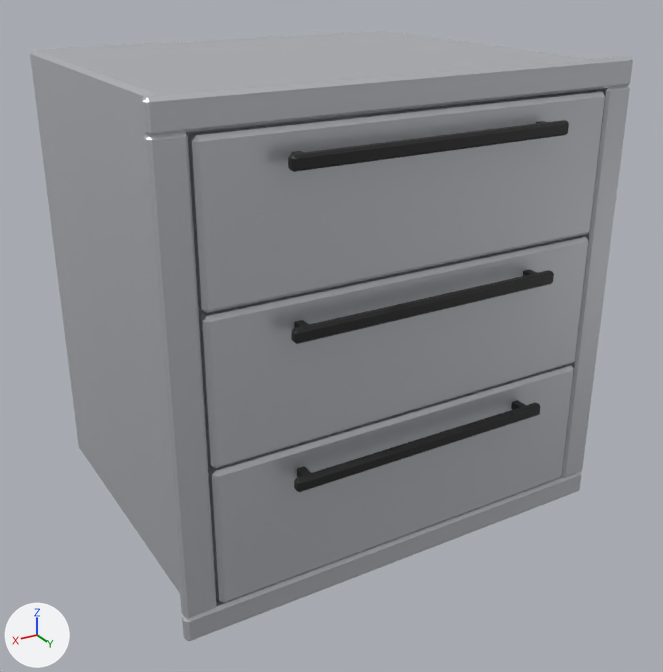
Before and after pictures for a commit that changed the glTF model godot/modelos/accesorios/alacena_cajones.glb.
Both versions are drawn from a 50 mm camera at (0.596, 0.814, 0.743) aimed at (-0.004, -0.186, 0.243). Every picture has the same lights, and +X, +Y and +Z are marked at lower left. The older version comes first. Objects named as collision shapes, trigger or cutter boxes, shadow casters or lower levels of detail are left out. Where no turn or scale is listed for an object, it has been applied to the vertices. Vertices at exactly the same position are counted once.

The scene before the commit, as lines of its bpy script (objects in view):
```python
ob_alacena_cajones_cuerpo = bpy.data.objects.new('alacena_cajones_cuerpo', me_alacena_cajones_cuerpo)
ob_alacena_cajones_cuerpo.location = (0.0, 0.0, 0.0)
ob_pieza_cajon_1 = bpy.data.objects.new('pieza_cajon_1', me_pieza_cajon_1)
ob_pieza_cajon_1.parent = ob_alacena_cajones
ob_pieza_cajon_1.location = (0.0, 0.018, 0.488)
ob_pieza_cajon_2 = bpy.data.objects.new('pieza_cajon_2', me_pieza_cajon_2)
ob_pieza_cajon_2.parent = ob_alacena_cajones
ob_pieza_cajon_2.location = (0.0, 0.018, 0.307)
ob_pieza_cajon_3 = bpy.data.objects.new('pieza_cajon_3', me_pieza_cajon_3)
ob_pieza_cajon_3.parent = ob_alacena_cajones
ob_pieza_cajon_3.location = (0.0, 0.018, 0.127)
```
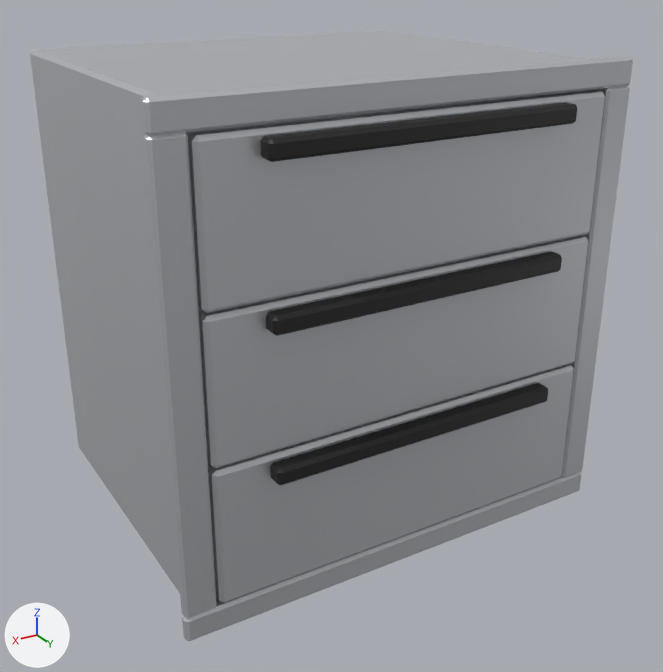
Scene script edits in JSON lines:
```json
{"block": "me_pieza_cajon_1", "where": "# used by ob_pieza_cajon_1; parent = ob_alacena_cajones; location = (0.0, 0.018, 0.488)"}
{"op": "remove", "block": "me_pieza_cajon_1", "code": "me_pieza_cajon_1.from_pydata(...)  # 160 vertices, 288 faces; spans x -0.267..0.267, y -0.48..0.03, z -0.089..0.089"}
{"op": "add", "block": "me_pieza_cajon_1", "code": "me_pieza_cajon_1.from_pydata(...)  # 80 vertices, 148 faces; spans x -0.267..0.267, y -0.48..0.022, z -0.089..0.089"}
{"block": "me_pieza_cajon_1", "change": "me_pieza_cajon_1 part 1: the loose piece of 24 vertices spanning x -0.18..0.18, y 0.018..0.03, z 0.051..0.067 is rebuilt with 24 vertices and now spans x -0.2..0.2, y -0.001..0.022, z 0.061..0.083"}
{"block": "me_pieza_cajon_1", "change": "other edits to the shape of me_pieza_cajon_1 do not show in these pictures"}
{"block": "me_pieza_cajon_2", "where": "# used by ob_pieza_cajon_2; parent = ob_alacena_cajones; location = (0.0, 0.018, 0.307)"}
{"op": "remove", "block": "me_pieza_cajon_2", "code": "me_pieza_cajon_2.from_pydata(...)  # 160 vertices, 288 faces; spans x -0.267..0.267, y -0.48..0.03, z -0.089..0.089"}
{"op": "add", "block": "me_pieza_cajon_2", "code": "me_pieza_cajon_2.from_pydata(...)  # 80 vertices, 148 faces; spans x -0.267..0.267, y -0.48..0.022, z -0.089..0.089"}
{"block": "me_pieza_cajon_2", "change": "me_pieza_cajon_2 part 2: the loose piece of 24 vertices spanning x -0.18..0.18, y 0.018..0.03, z 0.051..0.067 is rebuilt with 24 vertices and now spans x -0.2..0.2, y -0.001..0.022, z 0.061..0.083"}
{"block": "me_pieza_cajon_2", "change": "me_pieza_cajon_2 part 3: the loose piece of 8 vertices spanning x 0.155..0.165, y 0.0..0.019, z 0.054..0.064 is deleted"}
{"block": "me_pieza_cajon_2", "change": "me_pieza_cajon_2 part 4: the loose piece of 8 vertices spanning x -0.165..-0.155, y 0.0..0.019, z 0.054..0.064 is deleted"}
{"block": "me_pieza_cajon_2", "change": "other edits to the shape of me_pieza_cajon_2 do not show in these pictures"}
{"block": "me_pieza_cajon_3", "where": "# used by ob_pieza_cajon_3; parent = ob_alacena_cajones; location = (0.0, 0.018, 0.127)"}
{"op": "remove", "block": "me_pieza_cajon_3", "code": "me_pieza_cajon_3.from_pydata(...)  # 160 vertices, 288 faces; spans x -0.267..0.267, y -0.48..0.03, z -0.089..0.089"}
{"op": "add", "block": "me_pieza_cajon_3", "code": "me_pieza_cajon_3.from_pydata(...)  # 80 vertices, 148 faces; spans x -0.267..0.267, y -0.48..0.022, z -0.089..0.089"}
{"block": "me_pieza_cajon_3", "change": "me_pieza_cajon_3 part 5: the loose piece of 24 vertices spanning x -0.18..0.18, y 0.018..0.03, z 0.051..0.067 is rebuilt with 24 vertices and now spans x -0.2..0.2, y -0.001..0.022, z 0.061..0.083"}
{"block": "me_pieza_cajon_3", "change": "me_pieza_cajon_3 part 6: the loose piece of 8 vertices spanning x 0.155..0.165, y 0.0..0.019, z 0.054..0.064 is deleted"}
{"block": "me_pieza_cajon_3", "change": "me_pieza_cajon_3 part 7: the loose piece of 8 vertices spanning x -0.165..-0.155, y 0.0..0.019, z 0.054..0.064 is deleted"}
{"block": "me_pieza_cajon_3", "change": "other edits to the shape of me_pieza_cajon_3 do not show in these pictures"}
```

Pixel boxes (x1, y1, x2, y2) of what changed, in the pictures (663 x 672 px):
```json
{"part": 1, "of": "me_pieza_cajon_1", "change": "rebuilt", "before": [288, 120, 569, 172], "after": [260, 102, 577, 162], "on screen": "13% wider, 15% taller"}
{"part": 2, "of": "me_pieza_cajon_2", "change": "rebuilt", "before": [291, 270, 554, 344], "after": [266, 251, 562, 336], "on screen": "12% wider, 15% taller"}
{"part": 3, "of": "me_pieza_cajon_2", "change": "deleted", "before": [294, 320, 309, 328], "on screen": "mostly hidden"}
{"part": 4, "of": "me_pieza_cajon_2", "change": "deleted", "before": [523, 269, 537, 276]}
{"part": 5, "of": "me_pieza_cajon_3", "change": "rebuilt", "before": [294, 402, 540, 492], "after": [270, 383, 548, 486], "on screen": "13% wider, 14% taller"}
{"part": 6, "of": "me_pieza_cajon_3", "change": "deleted", "before": [297, 466, 311, 477]}
{"part": 7, "of": "me_pieza_cajon_3", "change": "deleted", "before": [511, 400, 526, 410]}
```
